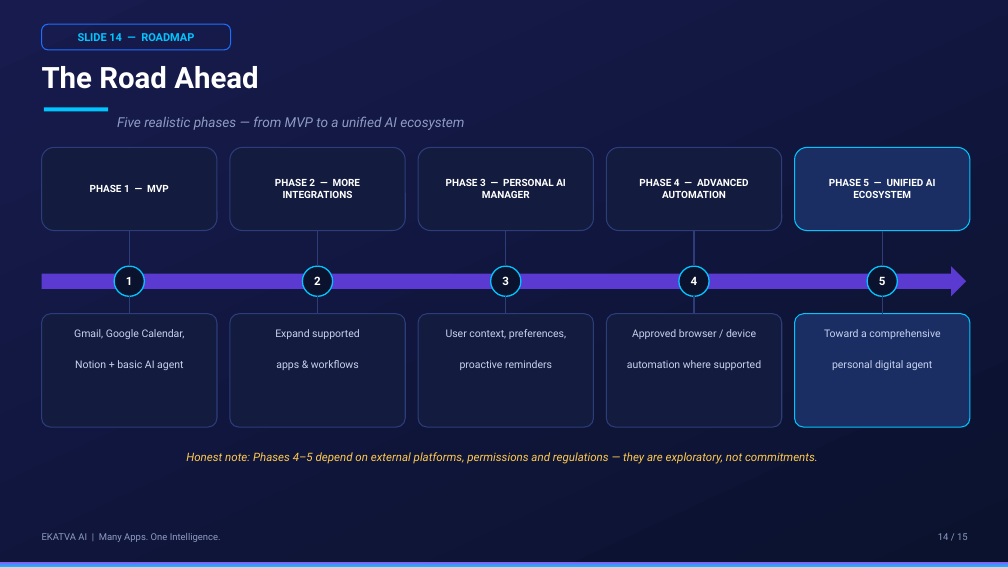
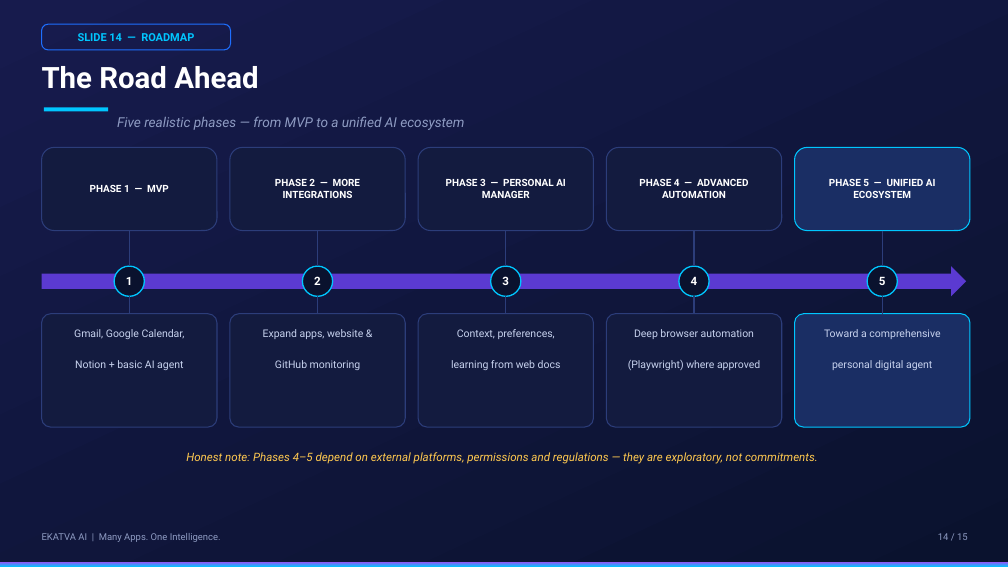
Before and after one commit to KrishnaVipul14/EKATVA, a slide deck: slide 14 of EKATVA_Entrepreneurship_Presentation.pptx. Drawn at 1008x567 pixels with LibreOffice and Linux fonts; fonts in the diff are those of the drawing. Boxes give left, top, right and bottom in pixels: in the first picture for what was removed or moved away, otherwise in the second. Text is boxed around its words. In the diff, an @@ line names an element or a change of style, - is before the commit and + after.

Commit message:
Enhance deck: internet intelligence & Deep Research capabilities across slides; detail market research with competitor gaps and unique positioning

```diff
--- a/EKATVA_Entrepreneurship_Presentation.pptx
+++ b/EKATVA_Entrepreneurship_Presentation.pptx
@@ text at bbox=[263, 329, 363, 339]: text changed @@
-Expand supported
+Expand apps, website &
@@ text at bbox=[457, 329, 555, 339]: text changed @@
-User context, preferences,
+Context, preferences,
@@ text at bbox=[634, 329, 754, 339]: text changed @@
-Approved browser / device
+Deep browser automation
@@ text at bbox=[275, 360, 361, 370]: text changed @@
-apps & workflows
+GitHub monitoring
@@ text at bbox=[451, 360, 561, 370]: text changed @@
-proactive reminders
+learning from web docs
@@ text at bbox=[628, 360, 760, 370]: text changed @@
-automation where supported
+(Playwright) where approved
```
Also in this commit, not shown: 8 other slides changed, 2 other files.
